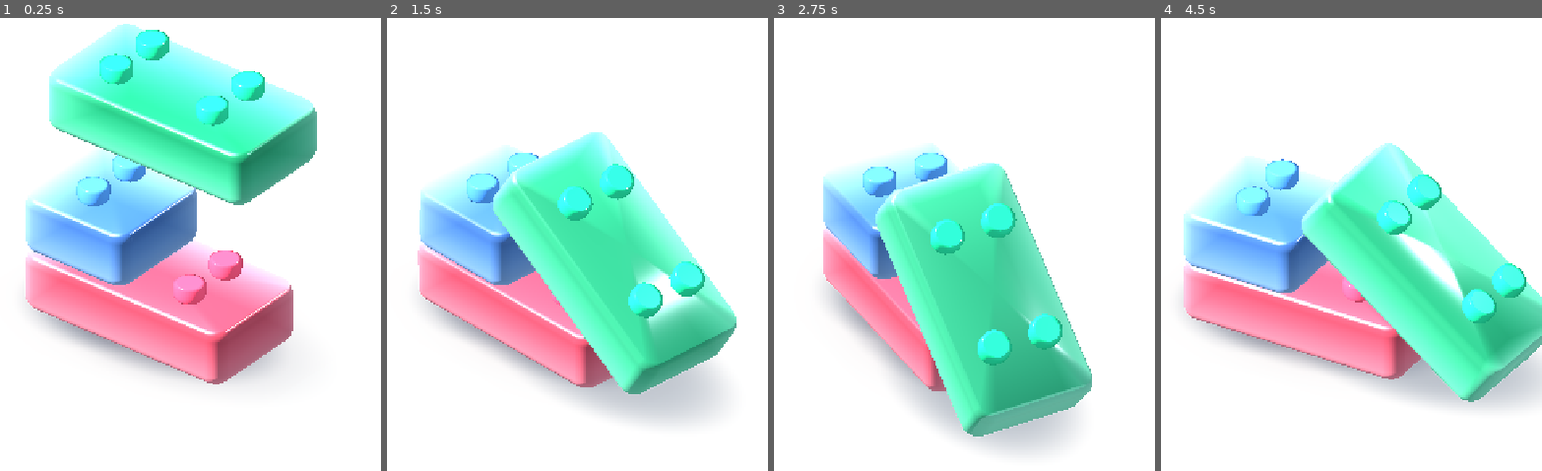
Above: before the commit, frames 1-4 (left to right).
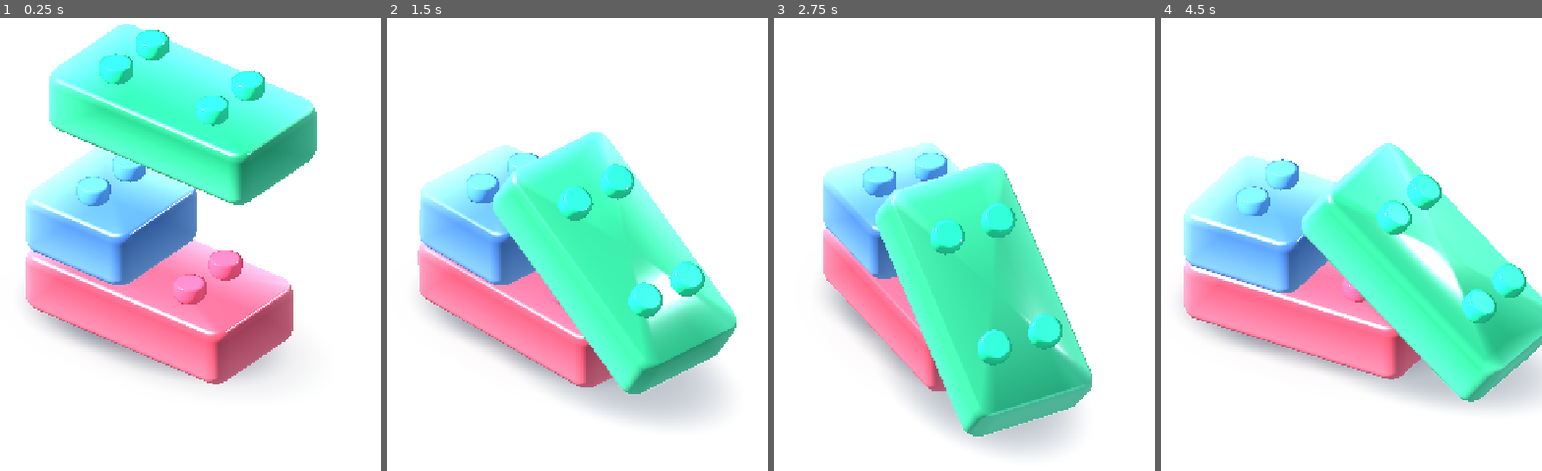
Above: after the commit, the same moments.

Repository: dbrckk/Jelly-bricks
Game: Godot game, scene res://prototypes/single_brick/physics_stack.tscn
Same seed, same stepped clock (60 frames per second), same inputs: the game is played once before the commit and once after it. This scene is started directly instead of the project's main scene.
Inputs (mouse positions are in pixels of both pictures, inside the frame that each line leads up to):
- Up to frame 1 (0.25 s): no input
- Up to frame 2 (1.5 s): tap Enter at 0.5 s; move the mouse to (642, 185) at 0.52 s; click (642, 185) at 0.67 s; drag from (459, 262) to (524, 380) at 1.27 s
- Up to frame 3 (2.75 s): move the mouse to (975, 49) at 2.02 s; click (975, 49) at 2.17 s
- Up to frame 4 (4.5 s): drag from (1298, 380) to (1187, 104) at 2.77 s; move the mouse to (1454, 344) at 3.52 s; click (1454, 344) at 3.67 s; drag from (1187, 104) to (1252, 27) at 4.27 s

The runs differ from the first frame. In frame 1, 3.2% of the frame differs, in the area x 7-83%, y 1-60%; in frame 2, 2.2%; in frame 3, 2.0%; in frame 4, 2.6%.

Commit message:
feat(lab): enable more nuanced colored inner gel light transport

Diff:
--- a/native-godot/prototypes/single_brick/physics_stack.gd
+++ b/native-godot/prototypes/single_brick/physics_stack.gd
@@ -106,6 +106,7 @@
         instance_mesh.material_override = stud_optics
         paints[i].set_shader_parameter("pigment", physical_dye)
         paints[i].set_shader_parameter("gel_milkiness", 0.46)
+        paints[i].set_shader_parameter("interior_scatter", 0.72)
         # Dense paint on the deterministic demo stays untouched; only the
         # physical scene uses analytical, path-length-colored gel.
         paints[i].set_shader_parameter("bulk_optics", 0.88)
